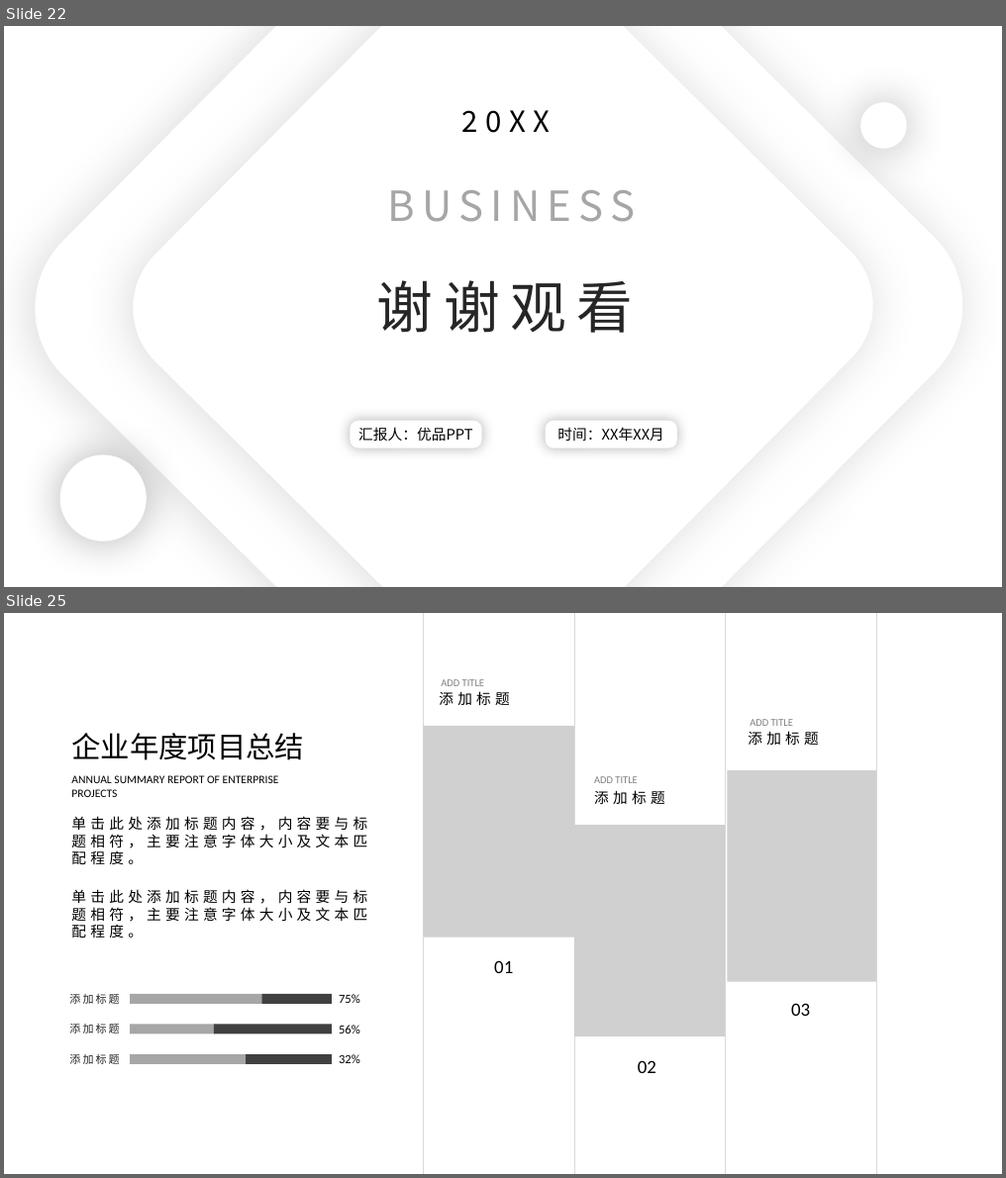
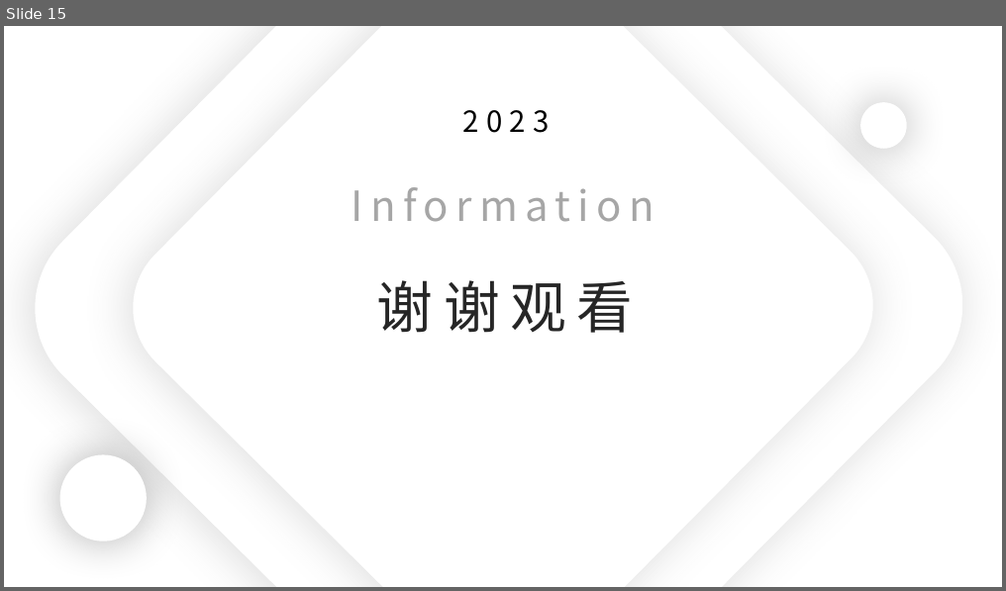
Before and after one commit to 1802024110/School-Assignment, a slide deck: BigData/分析.pptx. Shown one above the other, each under a label of ours: slides 22 and 25 before the commit, slide 15 after it; the slides between them are not shown. The pictures are 1006x1178 and 1006x591 pixels, drawn with LibreOffice and Linux fonts; fonts in the diff are those of the drawing; grey boxes stand for pictures. Boxes give left, top, right and bottom in pixels: in the first picture for what was removed or moved away, otherwise in the second. Text is boxed around its words. In the diff, an @@ line names an element or a change of style, - is before the commit and + after.

```diff
--- a/BigData/分析.pptx
+++ b/BigData/分析.pptx
@@ slide 25 removed at bbox=[4, 613, 1002, 1174], background #FFFFFF @@
@@ line removed from (423, 613) to (423, 1174) @@
@@ line removed from (574, 613) to (574, 1174) @@
@@ line removed from (725, 613) to (725, 1174) @@
@@ line removed from (876, 613) to (876, 1174) @@
@@ text removed at bbox=[71, 733, 304, 761] @@
-企业年度项目总结
@@ text removed at bbox=[71, 775, 279, 797] @@
-ANNUAL SUMMARY REPORT OF ENTERPRISE PROJECTS
@@ text removed at bbox=[71, 816, 368, 864] @@
-单击此处添加标题内容，内容要与标题相符，主要注意字体大小及文本匹配程度。
@@ text removed at bbox=[71, 889, 368, 938] @@
-单击此处添加标题内容，内容要与标题相符，主要注意字体大小及文本匹配程度。
@@ group removed at bbox=[423, 679, 574, 973]: 3 texts, 1 picture @@
-添加标题
-ADD TITLE
-01
@@ text removed at bbox=[69, 992, 120, 1007] @@
-添加标题
@@ rectangle removed at bbox=[130, 994, 261, 1004] @@
@@ rectangle removed at bbox=[261, 994, 331, 1004] @@
@@ text removed at bbox=[339, 994, 360, 1003] @@
-75%
@@ text removed at bbox=[69, 1022, 120, 1037] @@
-添加标题
@@ rectangle removed at bbox=[130, 1025, 214, 1035] @@
@@ rectangle removed at bbox=[214, 1025, 331, 1035] @@
@@ text removed at bbox=[339, 1025, 360, 1034] @@
-56%
@@ group removed at bbox=[727, 719, 876, 1016]: 3 texts, 1 picture @@
-添加标题
-ADD TITLE
-03
@@ text removed at bbox=[69, 1053, 120, 1067] @@
-添加标题
@@ rectangle removed at bbox=[130, 1055, 246, 1064] @@
@@ rectangle removed at bbox=[246, 1055, 332, 1064] @@
@@ text removed at bbox=[339, 1055, 360, 1063] @@
-32%
@@ group removed at bbox=[574, 776, 726, 1073]: 3 texts, 1 picture @@
-添加标题
-ADD TITLE
-02
@@ what was slide 22 is now slide 15 @@
@@ slide 15 changed as well @@
@@ text at bbox=[463, 110, 549, 133]: text changed @@
-20XX
+2023
@@ text at bbox=[334, 176, 689, 234]: text changed @@
-BUSINESS
+Information
@@ rounded rectangle removed at bbox=[350, 421, 481, 448] @@
@@ text removed at bbox=[358, 427, 473, 442] @@
-汇报人：优品PPT
@@ rounded rectangle removed at bbox=[546, 421, 677, 448] @@
@@ text removed at bbox=[557, 427, 663, 442] @@
-时间：XX年XX月
```
Also in this commit, not shown: 4 other slides changed, 2 slides added, 16 other slides removed, 5 other files.
